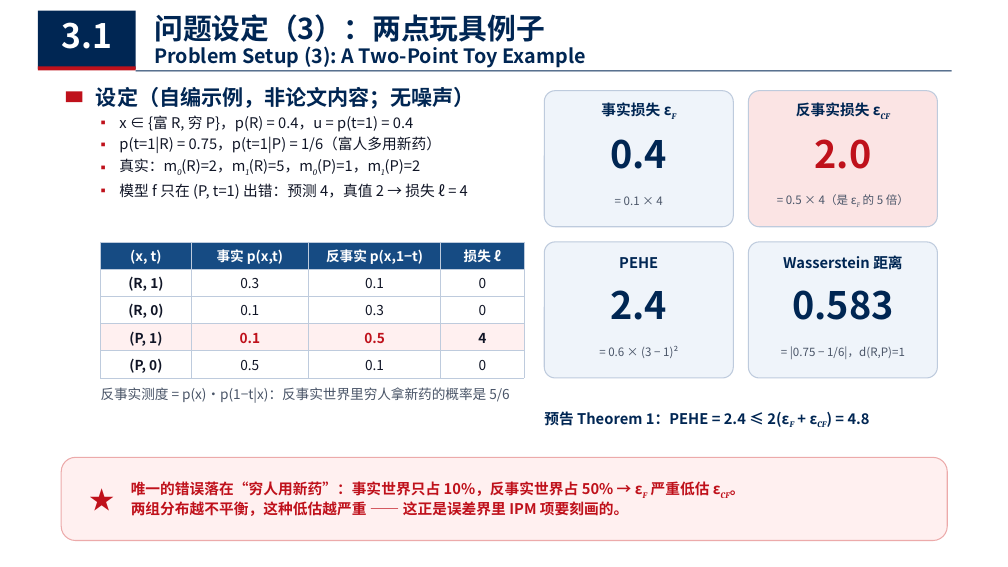
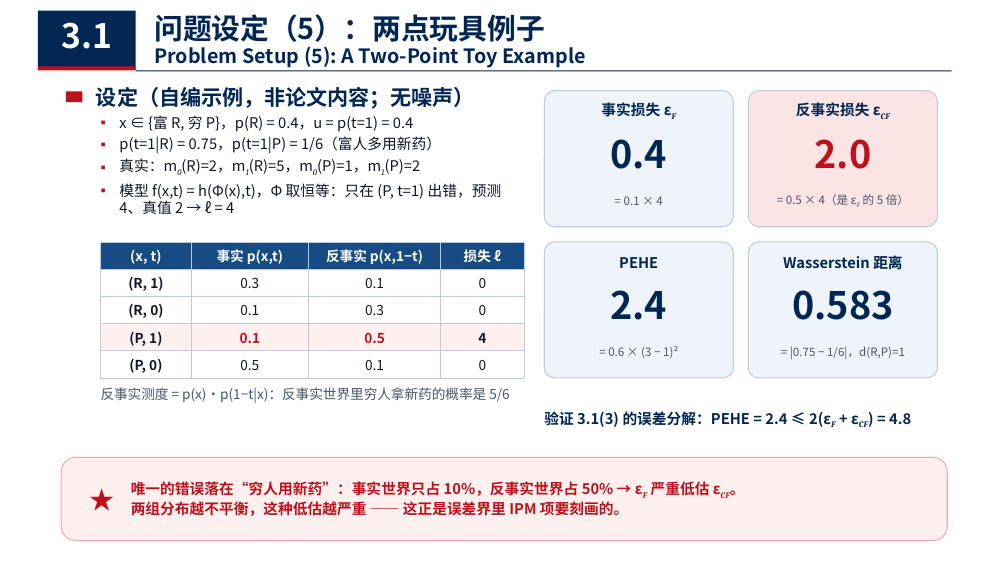
Before and after one commit to chanearly2002/Stastical_Computing, a slide deck: slide 16 of 个体处理效应估计.pptx (slide 14 before the commit). Drawn at 1008x567 pixels with LibreOffice and Linux fonts; fonts in the diff are those of the drawing. Boxes give left, top, right and bottom in pixels: in the first picture for what was removed or moved away, otherwise in the second. Text is boxed around its words. In the diff, an @@ line names an element or a change of style, - is before the commit and + after.

```diff
--- a/个体处理效应估计.pptx
+++ b/个体处理效应估计.pptx
@@ text at (154, 14, 544, 47): text changed @@
-问题设定（3）：两点玩具例子
+问题设定（5）：两点玩具例子
@@ text at (154, 46, 586, 68): text changed @@
-Problem Setup (3): A Two-Point Toy Example
+Problem Setup (5): A Two-Point Toy Example
@@ text at (119, 183, 502, 214): text changed @@
-▪ 模型 f 只在 (P, t=1) 出错：预测 4，真值 2 → 损失 ℓ = 4
+▪ 模型 f(x,t) = h(Φ(x),t)，Φ 取恒等：只在 (P, t=1) 出错，预测 4、真值 2 → ℓ = 4
@@ text at (544, 411, 911, 427): text changed @@
-预告 Theorem 1：PEHE = 2.4 ≤ 2(εF + εCF) = 4.8
+验证 3.1(3) 的误差分解：PEHE = 2.4 ≤ 2(εF + εCF) = 4.8
```
Also in this commit, not shown: 11 other slides changed, 1 other file.
